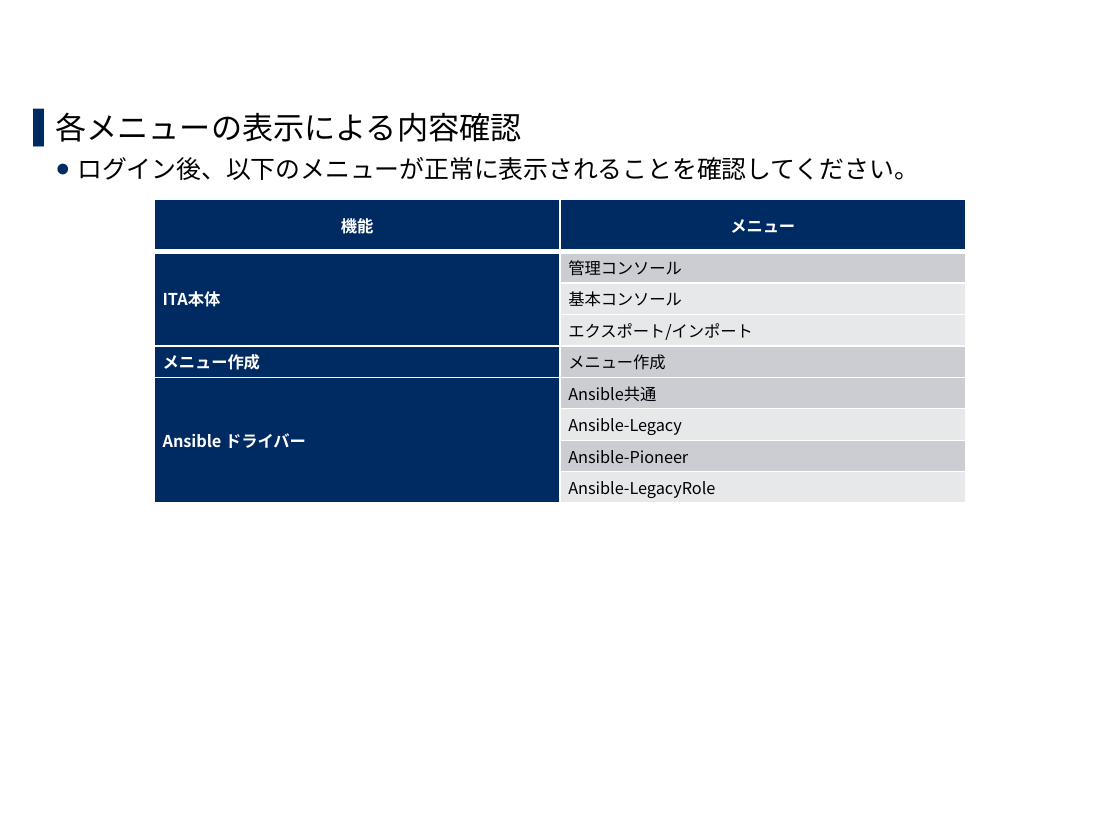
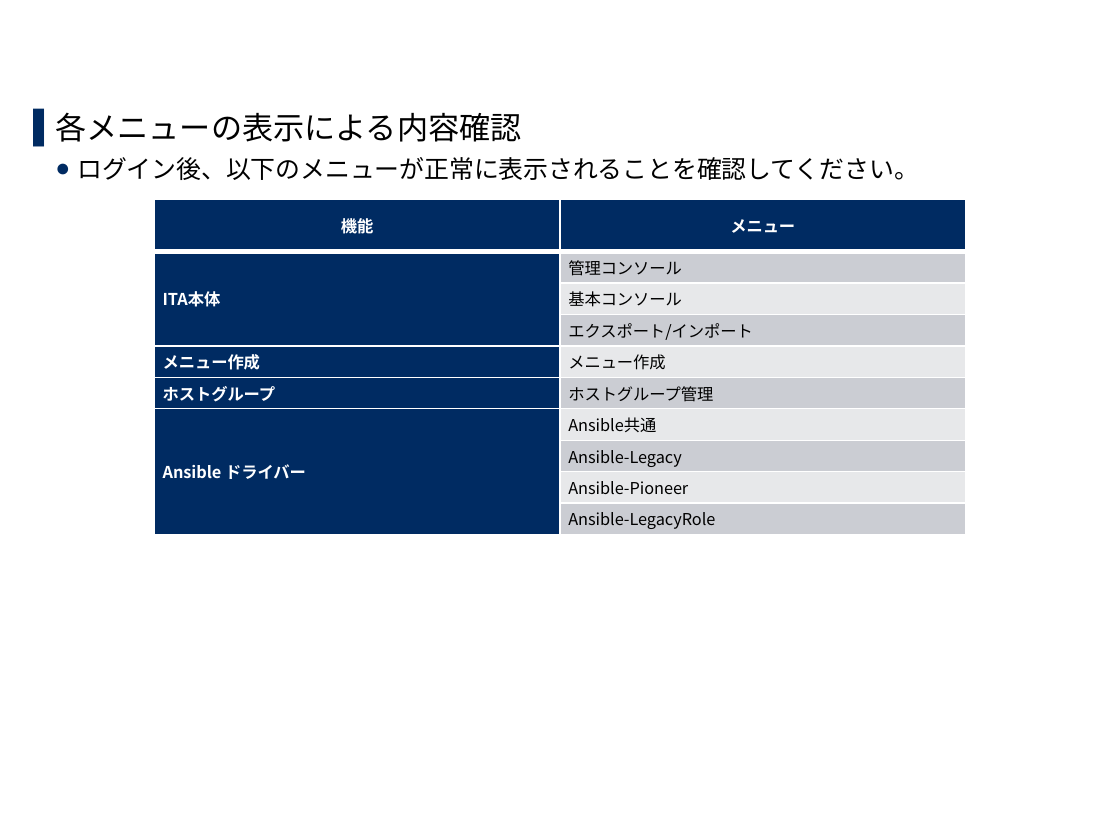
Before and after one commit to exastro-suite/it-automation-docs, a slide deck: slide 23 of asset/Learn_ja/ITA-online-install_ja.pptx. Drawn at 1120x840 pixels with LibreOffice and Linux fonts; fonts in the diff are those of the drawing; background and template pictures are left out. Boxes give left, top, right and bottom in pixels: in the first picture for what was removed or moved away, otherwise in the second. Text is boxed around its words. In the diff, an @@ line names an element or a change of style, - is before the commit and + after.

```diff
--- a/asset/Learn_ja/ITA-online-install_ja.pptx
+++ b/asset/Learn_ja/ITA-online-install_ja.pptx
@@ table at (x1=155, y1=199, x2=965, y2=534) @@
+row 6: ホストグループ | ホストグループ管理
```
Also in this commit, not shown: 6 other slides changed.
